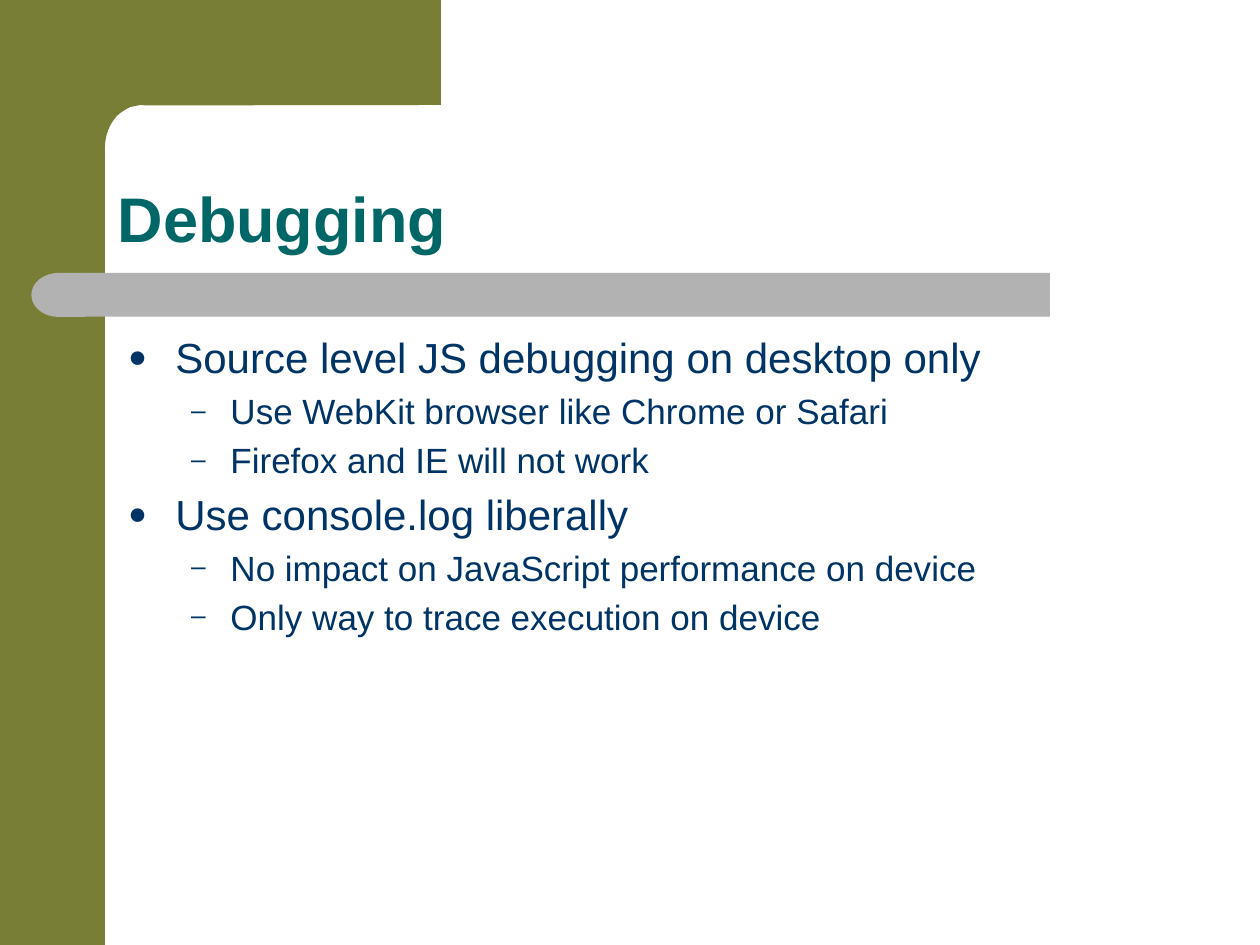
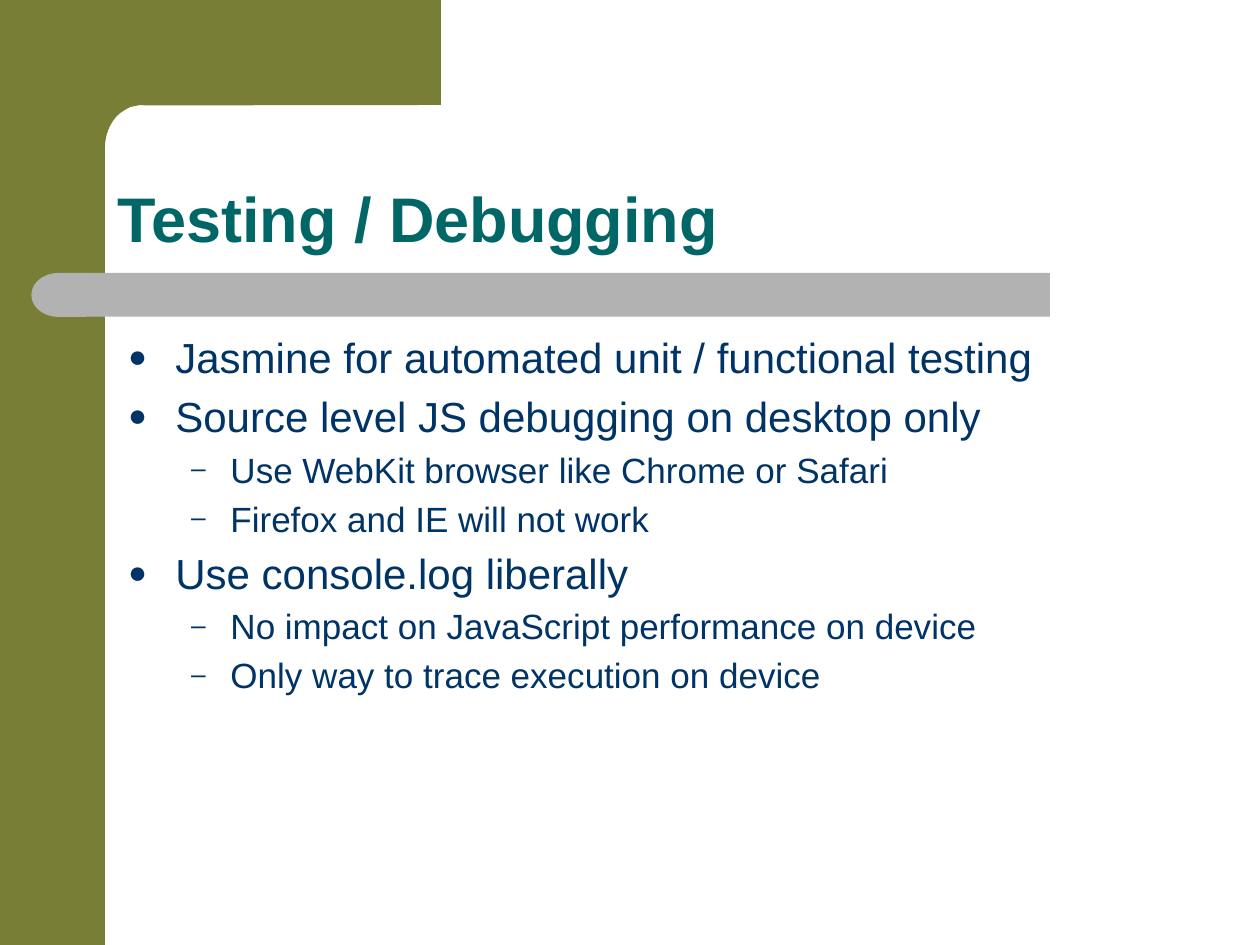
Before and after one commit to jkwuc89/RealPhonegapApp, a slide deck: slide 17 of RealWorldMobileAppDevelopment.pptx. Drawn at 1260x945 pixels with LibreOffice and Linux fonts; fonts in the diff are those of the drawing; background and template pictures are left out. Boxes give left, top, right and bottom in pixels: in the first picture for what was removed or moved away, otherwise in the second. Text is boxed around its words. In the diff, an @@ line names an element or a change of style, - is before the commit and + after.

```diff
--- a/RealWorldMobileAppDevelopment.pptx
+++ b/RealWorldMobileAppDevelopment.pptx
@@ title at box(118, 196, 718, 254): text changed @@
-Debugging
+Testing / Debugging
@@ text at box(175, 342, 1032, 382): paragraph added @@
+● Jasmine for automated unit / functional testing
```
Also in this commit, not shown: 11 other slides changed.
